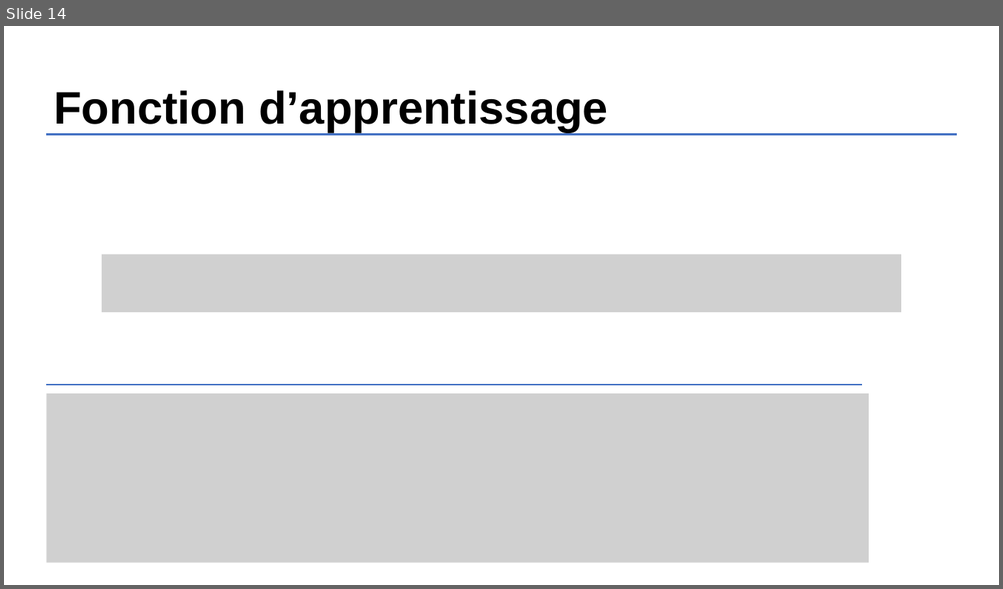
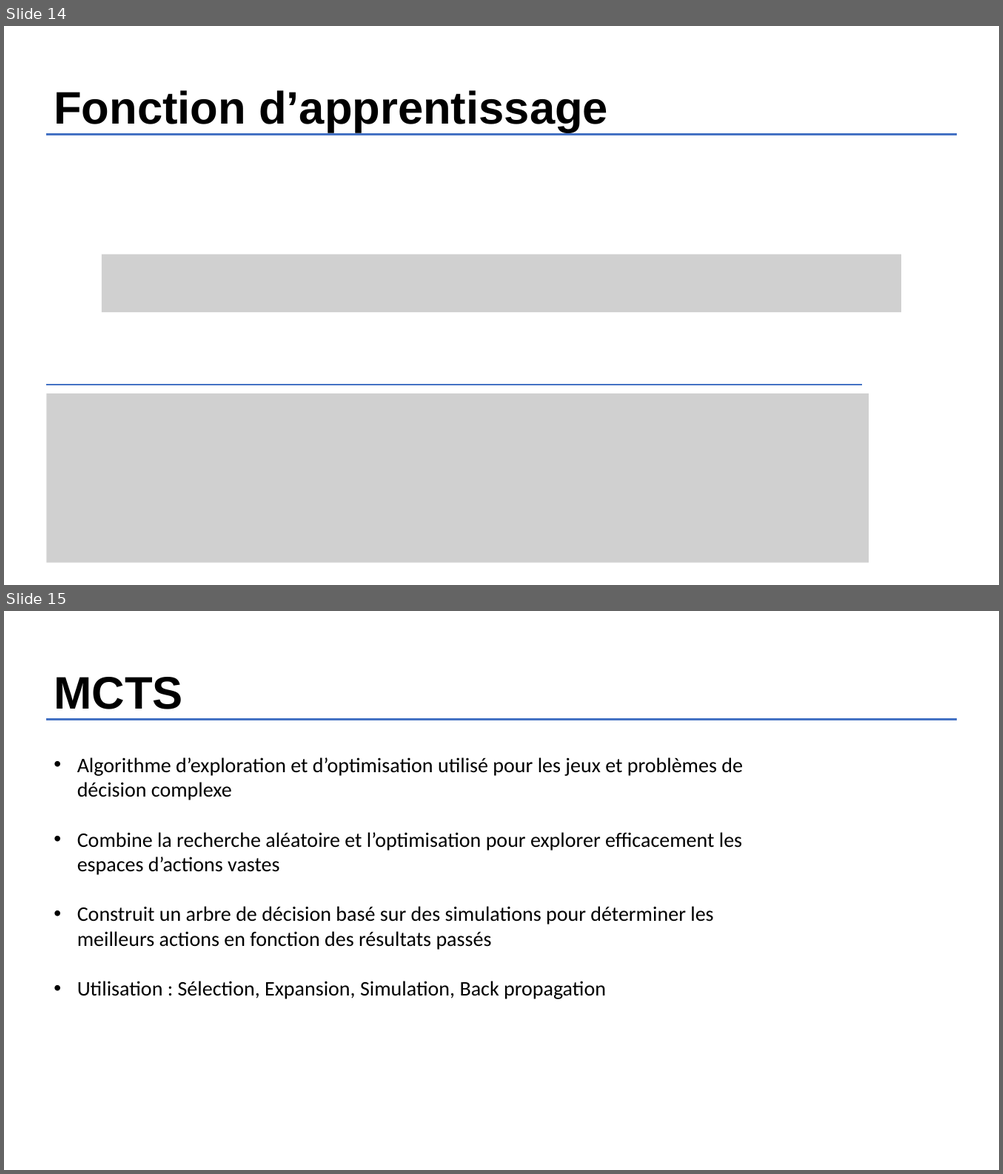
Before and after one commit to H4znow/marioBrossGame, a slide deck: report/Renforcement Learning sur Super Mario Bros.pptx. Shown one above the other, each under a label of ours: slide 14 before the commit, slides 14 and 15 after it. The pictures are 1003x589 and 1003x1174 pixels, drawn with LibreOffice and Linux fonts; fonts in the diff are those of the drawing; grey boxes stand for pictures. Boxes give left, top, right and bottom in pixels: in the first picture for what was removed or moved away, otherwise in the second. Text is boxed around its words. In the diff, an @@ line names an element or a change of style, - is before the commit and + after.

Commit message:
:memo: Ajout partie MCTS

```diff
--- a/report/Renforcement Learning sur Super Mario Bros.pptx
+++ b/report/Renforcement Learning sur Super Mario Bros.pptx
@@ slide 15 added at [4, 611, 999, 1170], background #FFFFFF @@
@@ title added at [54, 677, 182, 709], 44 pt, text #000000, bold @@
+MCTS
@@ line added from (46, 719) to (956, 719), #4472C4 1.5 pt @@
@@ text added at [77, 758, 743, 999], 20 pt, text #000000 @@
+• Algorithme d’exploration et d’optimisation utilisé pour les jeux et problèmes de décision complexe
+• Combine la recherche aléatoire et l’optimisation pour explorer efficacement les espaces d’actions vastes
+• Construit un arbre de décision basé sur des simulations pour déterminer les meilleurs actions en fonction des résultats passés
+• Utilisation : Sélection, Expansion, Simulation, Back propagation
```
Also in this commit, not shown: 3 other slides added, 1 other file.
